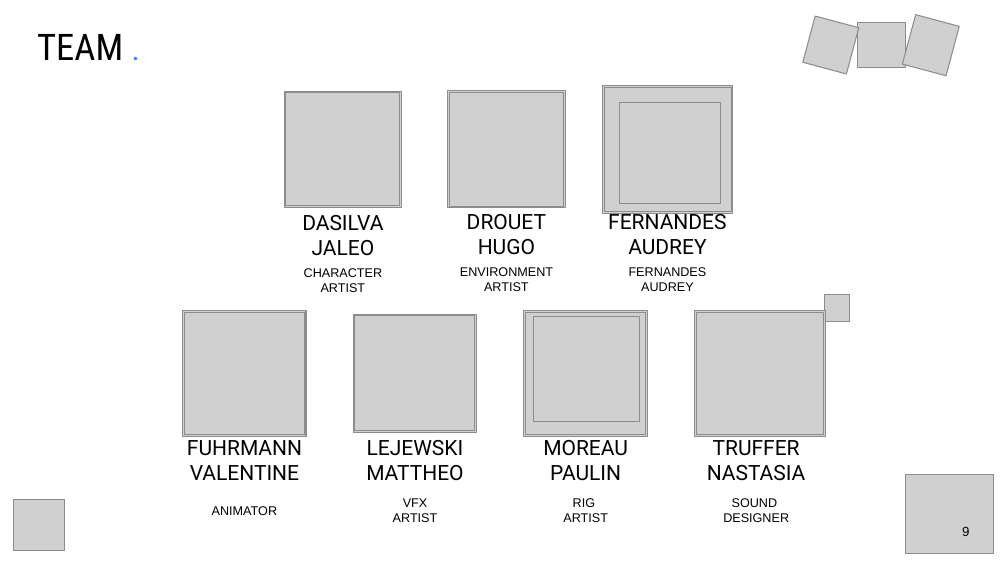
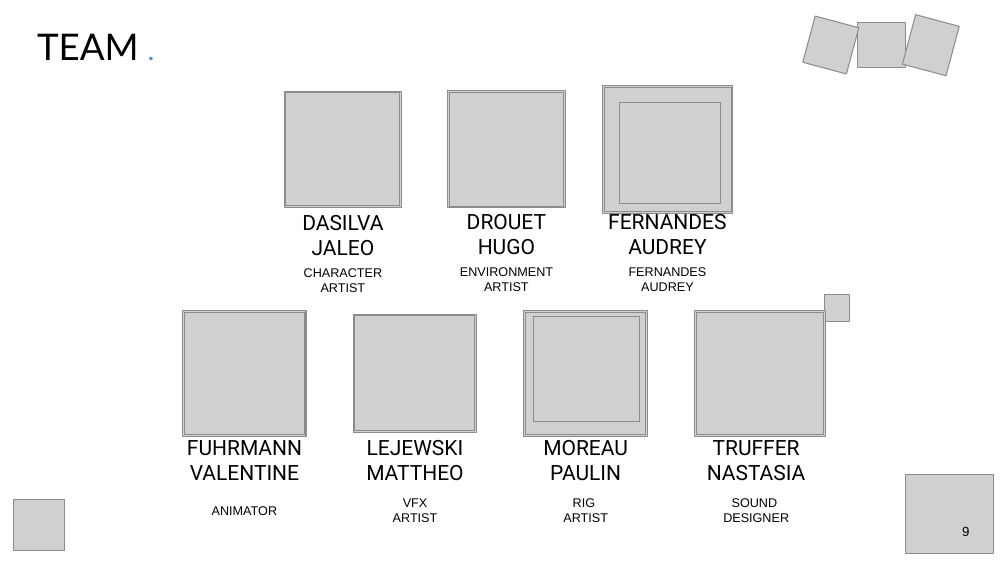
Before and after one commit to Aaresh/Dodge-Hit, a slide deck: slide 9 of Prez/DodgeHit_Jury.pptx. Drawn at 1008x567 pixels with LibreOffice and Linux fonts; fonts in the diff are those of the drawing; grey boxes stand for pictures; background and template pictures are left out. Boxes give left, top, right and bottom in pixels: in the first picture for what was removed or moved away, otherwise in the second. Text is boxed around its words. In the diff, an @@ line names an element or a change of style, - is before the commit and + after.

```diff
--- a/Prez/DodgeHit_Jury.pptx
+++ b/Prez/DodgeHit_Jury.pptx
@@ title "TEAM ." at (37,33,139,60): font Roboto Condensed to Lato in "TEAM" @@
```
Also in this commit, not shown: 2 other slides changed, 5 slides added, 5 slides removed, 1 other file.
